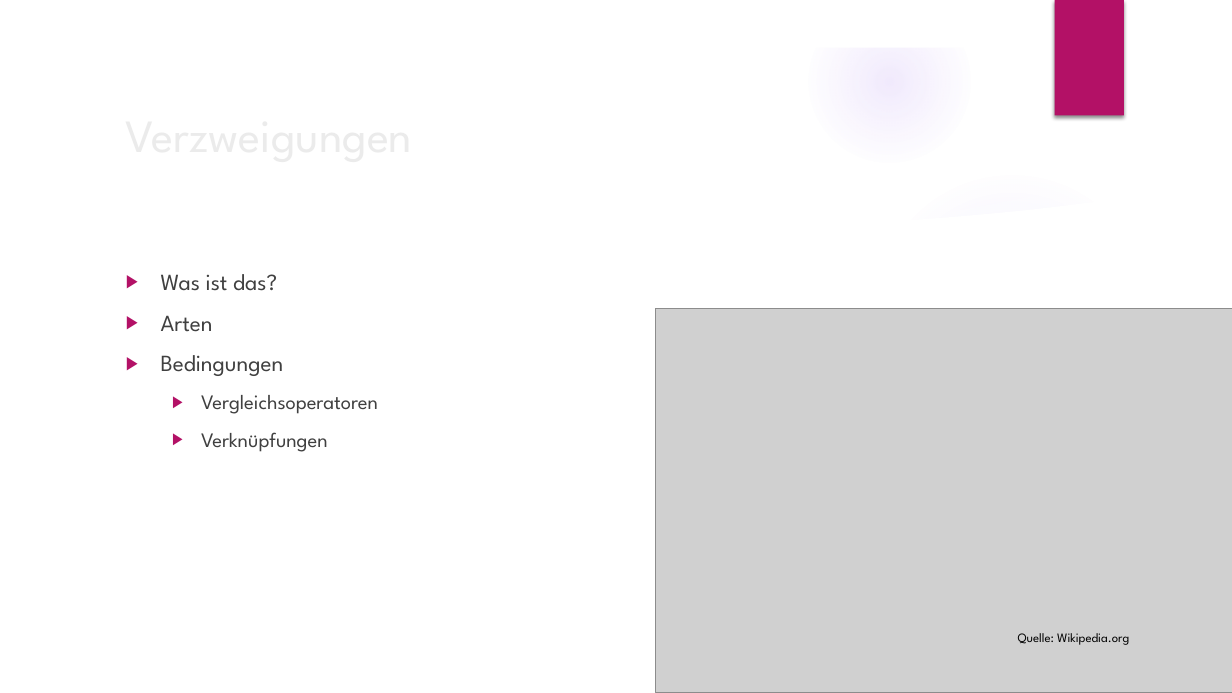
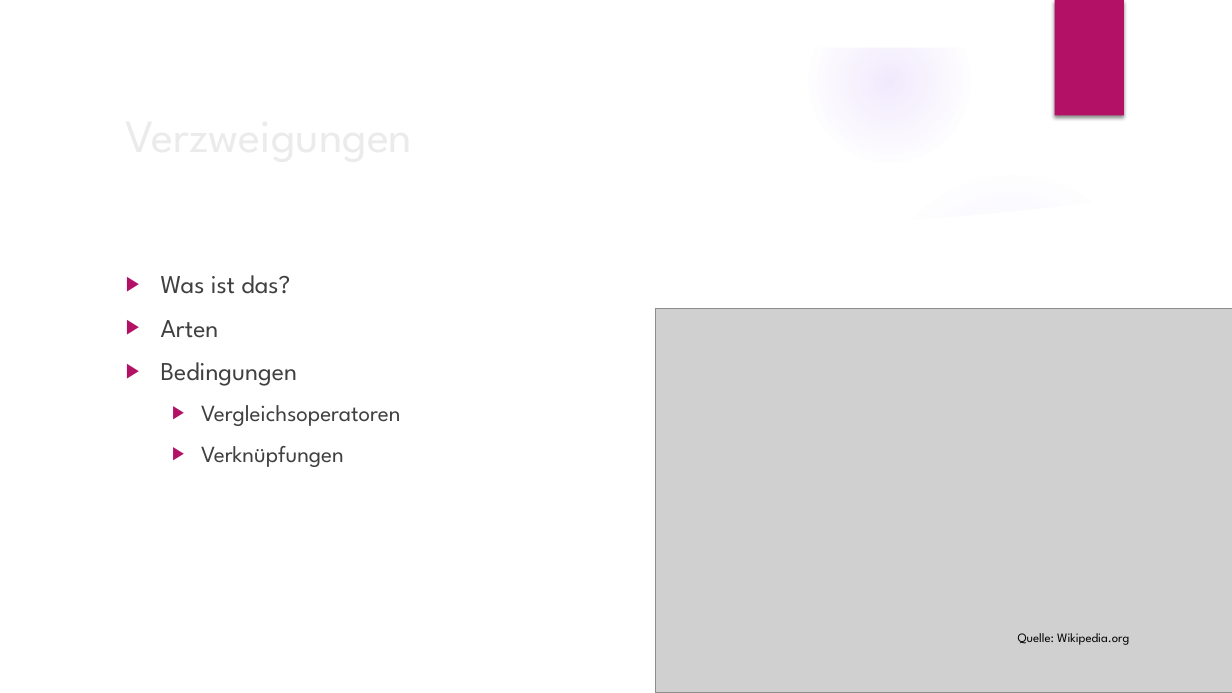
Before and after one commit to SadeByScar/test, a slide deck: slide 3 of Variablen und Verzweigungen.pptx. Drawn at 1232x693 pixels with LibreOffice and Linux fonts; fonts in the diff are those of the drawing; grey boxes stand for pictures; background and template pictures are left out. Boxes give left, top, right and bottom in pixels: in the first picture for what was removed or moved away, otherwise in the second. Text is boxed around its words. In the diff, an @@ line names an element or a change of style, - is before the commit and + after.

```diff
--- a/Variablen und Verzweigungen.pptx
+++ b/Variablen und Verzweigungen.pptx
@@ text "Was ist das?" at bbox=[161, 275, 401, 467]: size 18 to 20 pt in "Was ist das?", "Arten", "Bedingungen"; size 16 to 18 pt in "Vergleichsoperatoren", "Verknüpfungen" @@
```
Also in this commit, not shown: 1 other slide changed.
